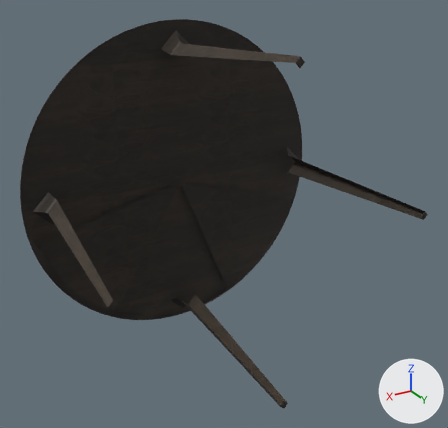
The OBJ model tokenhsi/data/dataset_dynamic_objects/train/Table_Circle/d673e433-609f-4f69-8a08-780a89795757/geom/mesh.obj: old version first, new version second.
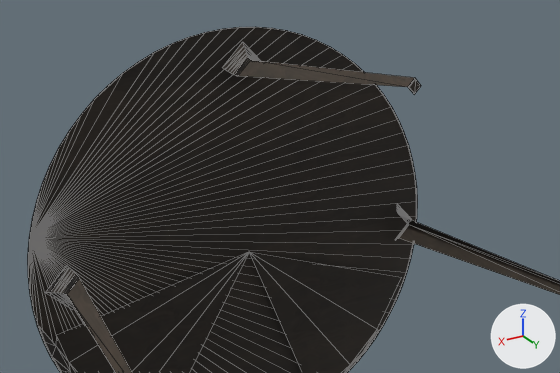
The first picture shows the older version from a camera (50 mm lens) standing at (0.549, 0.904, 0.451) and looking at (0.005, -0.002, -0.002). The close-ups show both versions on the part from 0% to 91% of the width and 0% to 63% of the height of that picture. The axes (+X, +Y, +Z) are drawn at lower right. The lights are the same throughout. The close-ups show mesh edges as thin lines. Where no turn or scale is listed for an object, it has been applied to the vertices. Vertices at the same position are counted once.
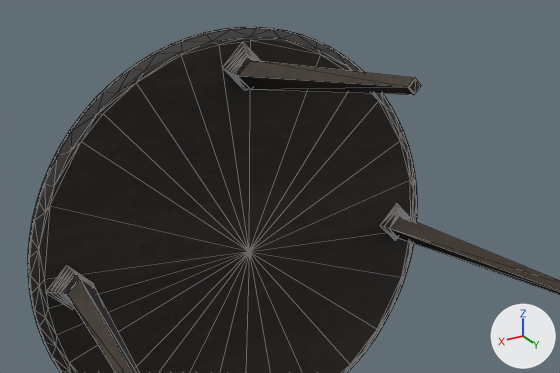
Changed parts and their boxes [x1, y1, x2, y2] in the close-ups (560 x 373 px):
part 1 of me_mesh, added (black): after [28, 27, 560, 373]

What changed in the scene script:
```text
Change me_mesh:
    used by ob_mesh; location = (0.0, 0.0, 0.0)
    remove me_mesh.from_pydata(...)  # 712 vertices, 1229 faces; spans x -0.325..0.325, y -0.198..0.198, z -0.325..0.325
    add me_mesh.from_pydata(...)  # 824 vertices, 1620 faces; spans x -0.325..0.325, y -0.198..0.198, z -0.325..0.325
    me_mesh part 1
    97 vertices are added at x -0.323..0.323, y -0.196..-0.166, z -0.313..0.323
    8 new vertices lie (0.009, 0.0, -0.009) away from vertices in x -0.302..-0.009, y 0.197..0.198, z 0.009..0.302
    7 new vertices lie (-0.009, 0.0, 0.009) away from vertices in x 0.009..0.302, y 0.197..0.198, z -0.302..-0.009
    391 new faces join them
```
